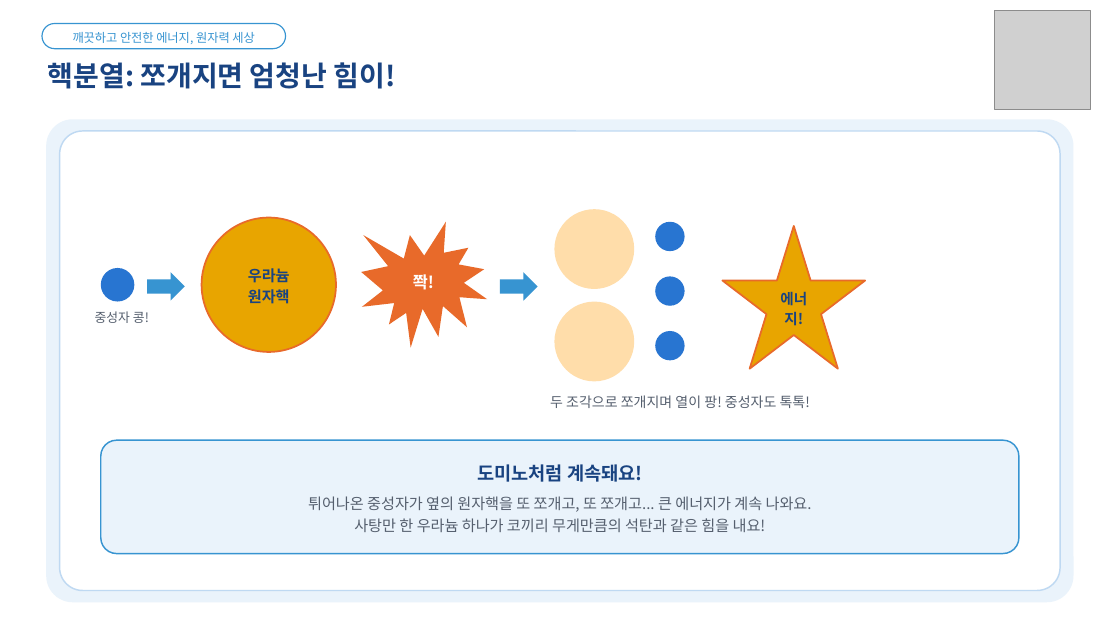
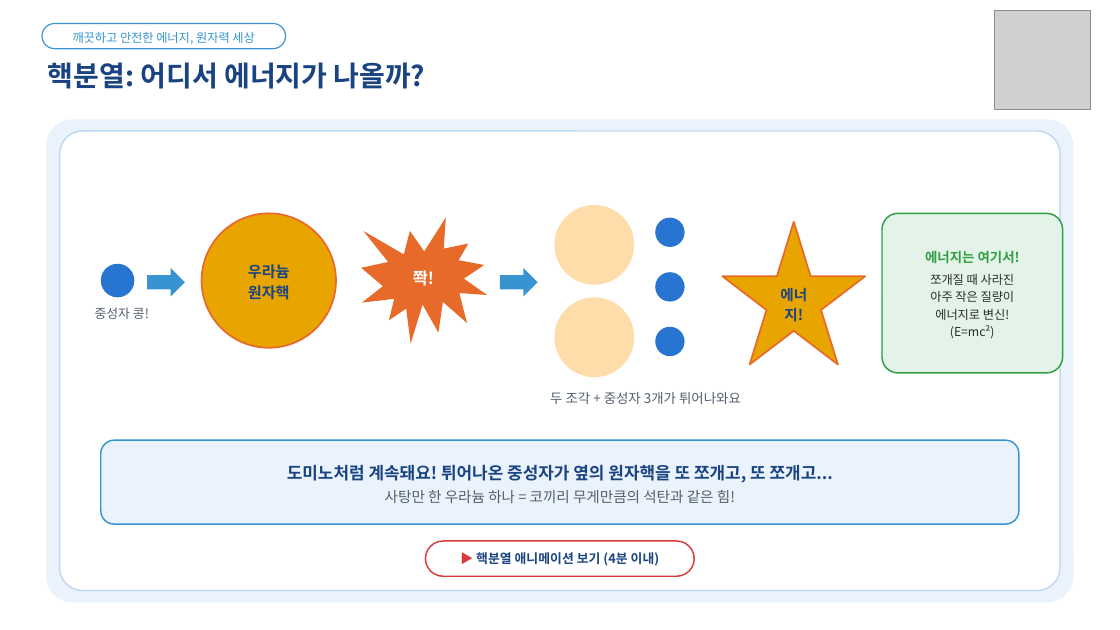
Before and after one commit to parksang-jun/ecture-materials, a slide deck: slide 29 of 강의자료/원자력과 탄소중립_표준양식.pptx (slide 27 before the commit). Drawn at 1120x630 pixels with LibreOffice and Linux fonts; fonts in the diff are those of the drawing; grey boxes stand for pictures. Boxes give left, top, right and bottom in pixels: in the first picture for what was removed or moved away, otherwise in the second. Text is boxed around its words. In the diff, an @@ line names an element or a change of style, - is before the commit and + after.

```diff
--- a/강의자료/원자력과 탄소중립_표준양식.pptx
+++ b/강의자료/원자력과 탄소중립_표준양식.pptx
@@ text at bbox=[48, 62, 426, 89]: text changed @@
-핵분열: 쪼개지면 엄청난 힘이!
+핵분열: 어디서 에너지가 나올까?
@@ 7 ellipses, 2 right arrows, 1 text, 1 irregular seal, 1 star: place and size @@
-7 ellipses, 2 right arrows, 1 text, 1 irregular seal, 1 star at bbox=[95, 209, 865, 381]
+7 ellipses, 2 right arrows, 1 text, 1 irregular seal, 1 star at bbox=[95, 205, 865, 377]
@@ rounded rectangle added at bbox=[882, 213, 1063, 373], fill #E3F3E7, outline #2F9E44 1.25 pt, 10.5 pt, text #2B2B2B @@
+에너지는 여기서!
+쪼개질 때 사라진
+아주 작은 질량이
+에너지로 변신!
+(E=mc²)
@@ text at bbox=[550, 392, 741, 404]: text changed; size 12 to 11.5 pt @@
-두 조각으로 쪼개지며 열이 팡! 중성자도 톡톡!
+두 조각 + 중성자 3개가 튀어나와요
@@ rounded rectangle "도미노처럼 계속돼요! 튀어나온 중성자가 옆의 ...": place and size @@
-rounded rectangle "도미노처럼 계속돼요! 튀어나온 중성자가 옆의 ..." at bbox=[101, 440, 1019, 554]
+rounded rectangle "도미노처럼 계속돼요! 튀어나온 중성자가 옆의 ..." at bbox=[101, 440, 1019, 524]
@@ rounded rectangle "도미노처럼 계속돼요! 튀어나온 중성자가 옆의 ..." at bbox=[101, 440, 1019, 524]: proportions changed @@
@@ text in rounded rectangle at bbox=[287, 464, 833, 503]: text changed; size 13 to 14.5 pt; text colour #555F6E to #194381; bold on @@
-도미노처럼 계속돼요!
-튀어나온 중성자가 옆의 원자핵을 또 쪼개고, 또 쪼개고... 큰 에너지가 계속 나와요.
-사탕만 한 우라늄 하나가 코끼리 무게만큼의 석탄과 같은 힘을 내요!
+도미노처럼 계속돼요! 튀어나온 중성자가 옆의 원자핵을 또 쪼개고, 또 쪼개고...
+사탕만 한 우라늄 하나 = 코끼리 무게만큼의 석탄과 같은 힘!
@@ rounded rectangle added at bbox=[426, 541, 695, 576], fill #FFFFFF, outline #D93A3A 1.25 pt, 11 pt, text #194381, bold @@
+▶ 핵분열 애니메이션 보기 (4분 이내)
```
Also in this commit, not shown: 17 other slides changed, 8 slides added, 5 slides removed, 1 other file.
